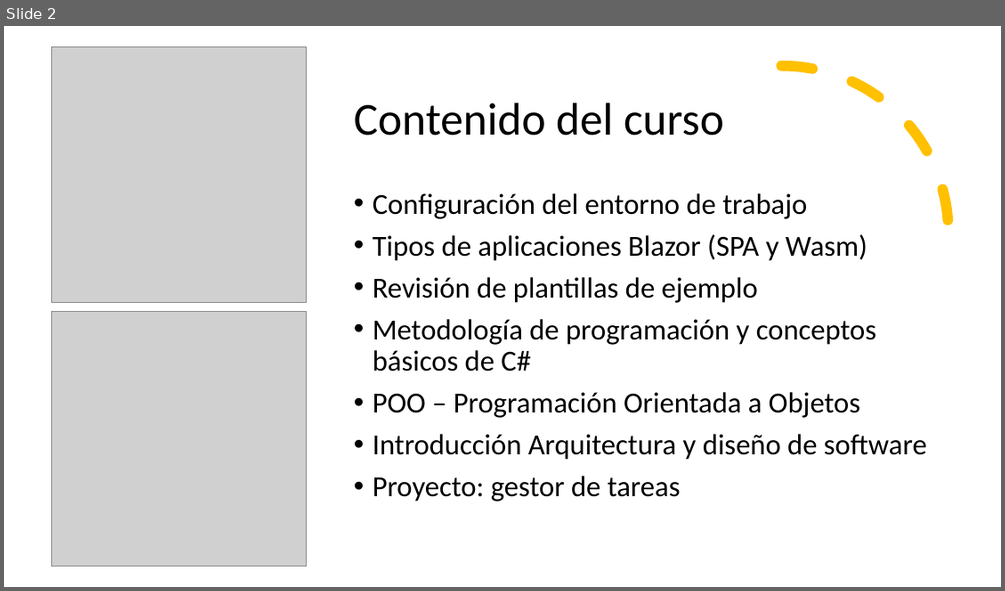
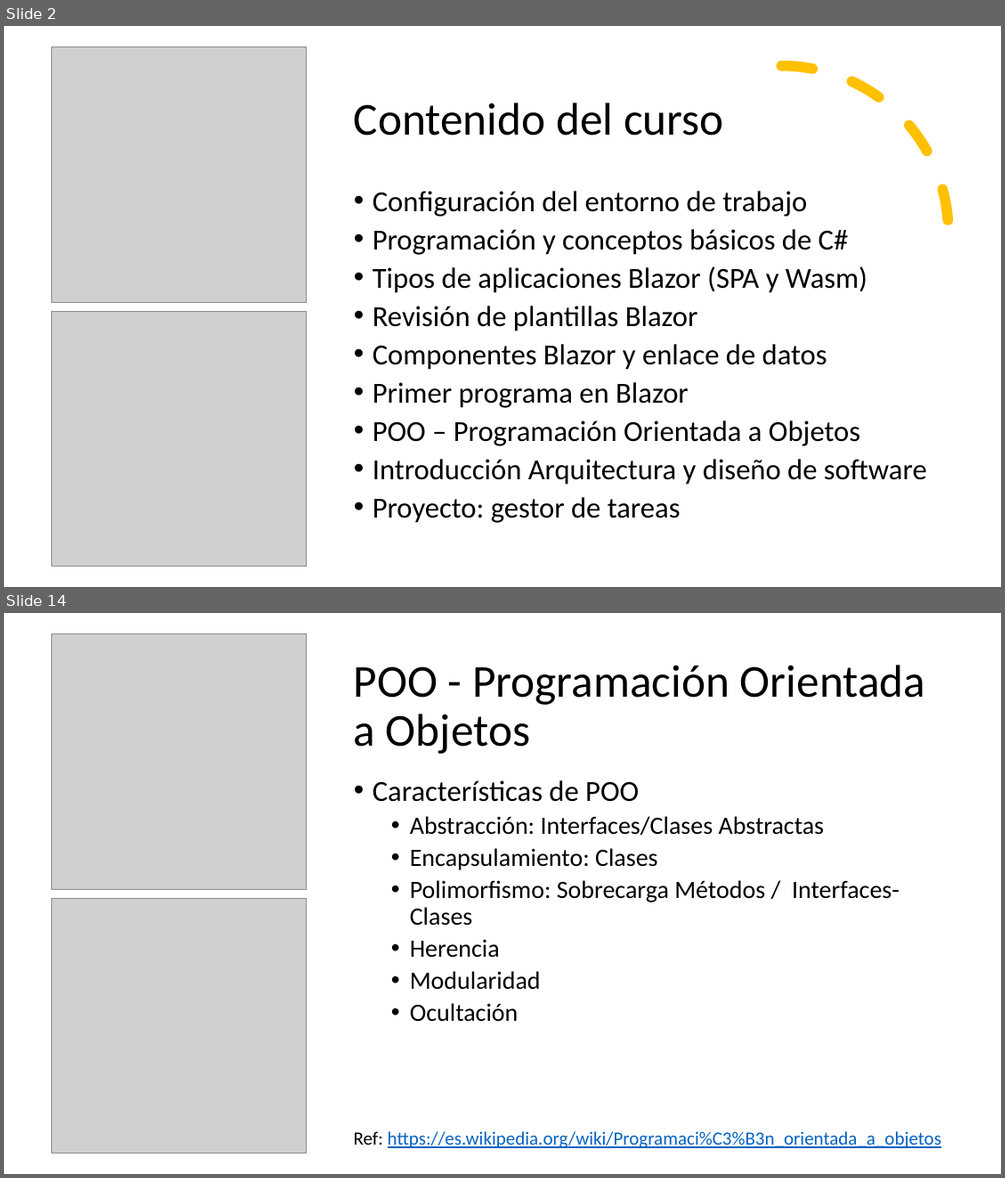
Before and after one commit to Esycontrol/21CW21-Seminario, a slide deck: Documentación/21CW21 - Seminario Blazor.pptx. Shown one above the other, each under a label of ours: slide 2 before the commit, slides 2 and 14 after it; the slides between them are not shown. The pictures are 1005x591 and 1005x1178 pixels, drawn with LibreOffice and Linux fonts; fonts in the diff are those of the drawing; grey boxes stand for pictures. Boxes give left, top, right and bottom in pixels: in the first picture for what was removed or moved away, otherwise in the second. Text is boxed around its words. In the diff, an @@ line names an element or a change of style, - is before the commit and + after.

```diff
--- a/Documentación/21CW21 - Seminario Blazor.pptx
+++ b/Documentación/21CW21 - Seminario Blazor.pptx
@@ slide 14 added at (4, 613, 1001, 1174), background #FFFFFF @@
@@ picture added at (52, 634, 307, 889) @@
@@ title added at (354, 665, 925, 754), 44 pt, text #000000 @@
+POO - Programación Orientada a Objetos
@@ text added at (372, 780, 899, 1022), 24 pt, text #000000 @@
+• Características de POO
+  • Abstracción: Interfaces/Clases Abstractas
+  • Encapsulamiento: Clases
+  • Polimorfismo: Sobrecarga Métodos / Interfaces-Clases
+  • Herencia
+  • Modularidad
+  • Ocultación
@@ picture added at (52, 898, 307, 1153) @@
@@ text added at (354, 1131, 941, 1148), 18 pt, text #0563C1, underline @@
+Ref: https://es.wikipedia.org/wiki/Programaci%C3%B3n_orientada_a_objetos
@@ slide 2 changed as well @@
@@ text at (372, 191, 927, 523): line spacing 0.9 to 0.8 @@
@@ text at (372, 229, 849, 255): paragraph added @@
+• Programación y conceptos básicos de C#
@@ text at (372, 305, 827, 408): text changed @@
-• Revisión de plantillas de ejemplo
-• Metodología de programación y conceptos básicos de C#
+• Revisión de plantillas Blazor
+• Componentes Blazor y enlace de datos
+• Primer programa en Blazor
```
Also in this commit, not shown: 19 other slides added, 2 slides removed.
